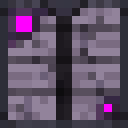
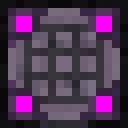
Before/after of a 128 x 128 layered artwork. What changed in the layer stack:
added layer "Pasted Layer" above "color" over [8,80,120,120]
painted on "color" over [8,8,120,120]
hid "border" over [0,0,128,128]
hid "bench" over [0,0,128,128]
added layer "top" above "workbench_top.png" over [0,0,128,128]
hid "Background" over [0,0,128,128]
